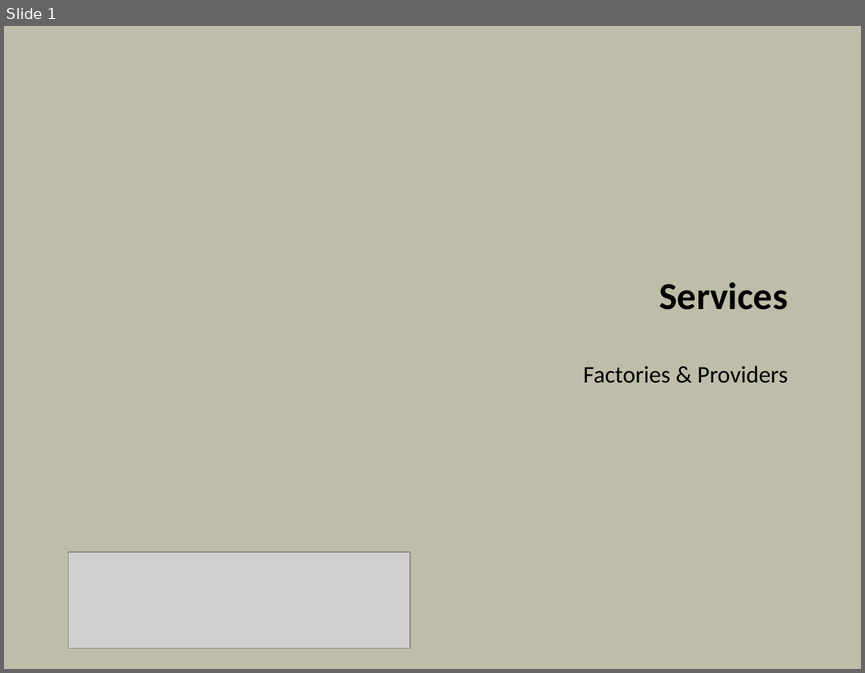
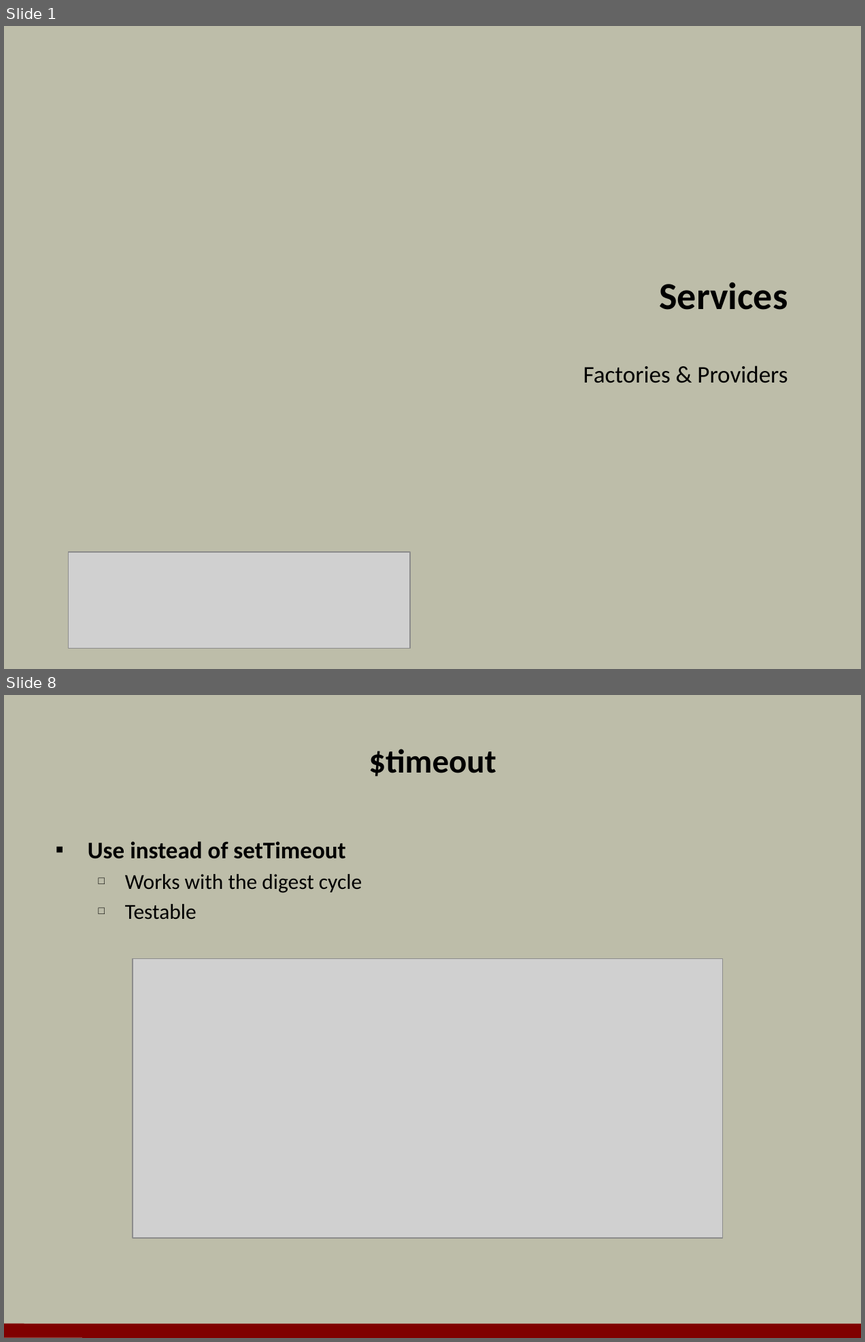
Before and after one commit to OdeToCode/classes, a slide deck: angularjs/slides/04_Services.pptx. Shown one above the other, each under a label of ours: slide 1 before the commit, slides 1 and 8 after it; the slides between them are not shown. The pictures are 865x673 and 865x1342 pixels, drawn with LibreOffice and Linux fonts; fonts in the diff are those of the drawing; grey boxes stand for pictures; background and template pictures are left out. Boxes give left, top, right and bottom in pixels: in the first picture for what was removed or moved away, otherwise in the second. Text is boxed around its words. In the diff, an @@ line names an element or a change of style, - is before the commit and + after.

```diff
--- a/angularjs/slides/04_Services.pptx
+++ b/angularjs/slides/04_Services.pptx
@@ slide 8 added at [4,695,861,1338], background #BDBDA9 @@
@@ title added at [368,749,496,777], 28 pt, text #000000, bold @@
+$timeout
@@ text added at [88,841,362,919], 18 pt, text #000000 @@
+▪ Use instead of setTimeout
+  □ Works with the digest cycle
+  □ Testable
@@ picture added at [133,958,723,1238] @@
@@ line added from (4, 1330) to (861, 1331), #800000 12 pt @@
```
Also in this commit, not shown: 15 slides changed, 4 other slides added, 7 slides removed, 36 other files.
